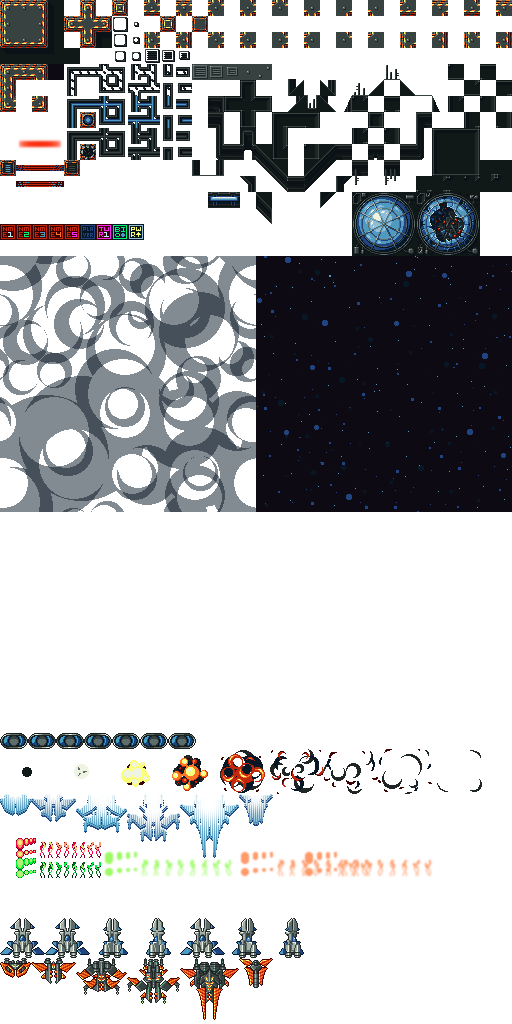
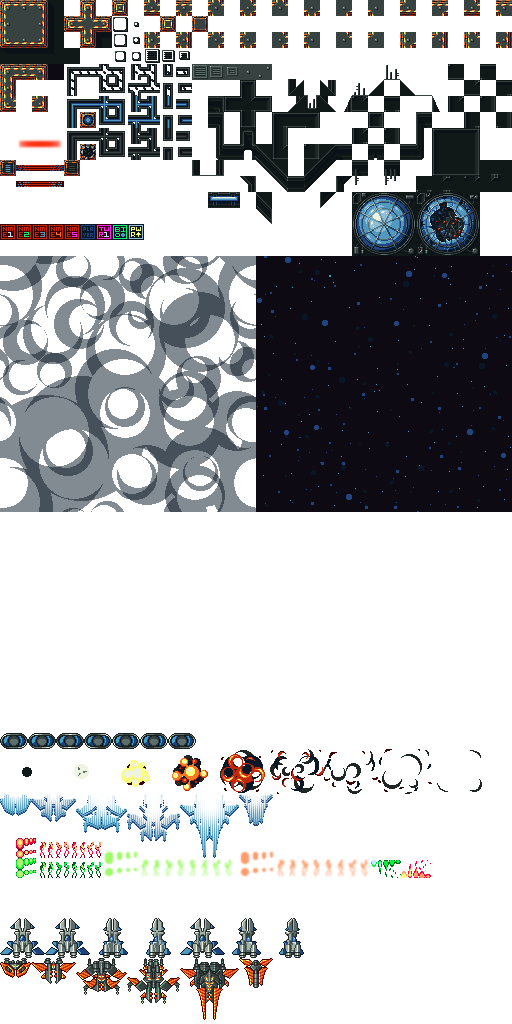
Layer changes from the first 512×1024 image to the second:
painted on "ORIGINAL 2" over [303, 850, 433, 878]
